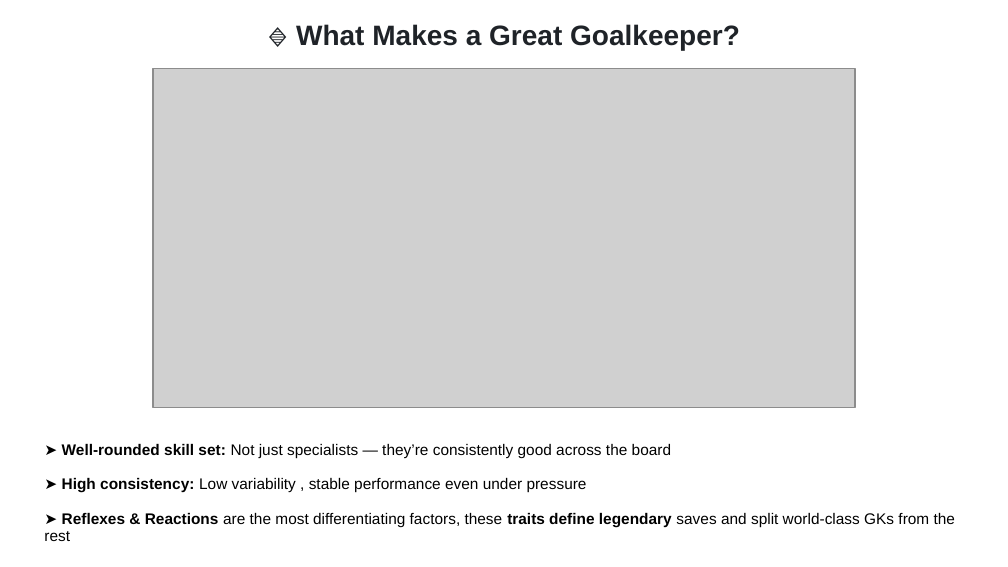
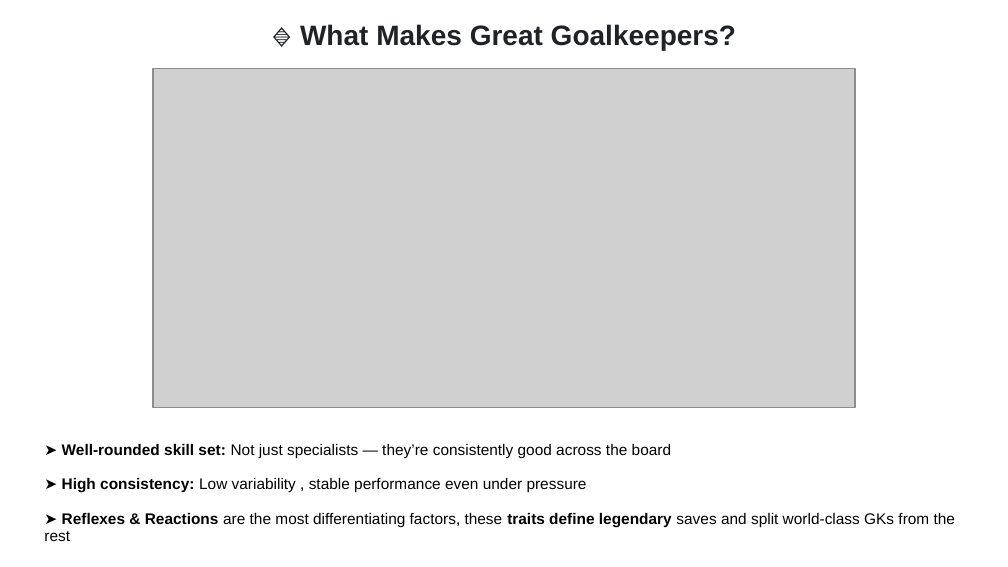
Before and after one commit to hoangbui93/Decoding-Modern-Football-Tactics-Talent-and-Transfer-Value, a slide deck: slide 24 of 🎓 Graduation Project.pptx (slide 23 before the commit). Drawn at 1008x567 pixels with LibreOffice and Linux fonts; fonts in the diff are those of the drawing; grey boxes stand for pictures. Boxes give left, top, right and bottom in pixels: in the first picture for what was removed or moved away, otherwise in the second. Text is boxed around its words. In the diff, an @@ line names an element or a change of style, - is before the commit and + after.

```diff
--- a/🎓 Graduation Project.pptx
+++ b/🎓 Graduation Project.pptx
@@ title at (300, 24, 736, 50): text changed @@
-🔹 What Makes a Great Goalkeeper?
+🔹 What Makes Great Goalkeepers?
```
Also in this commit, not shown: 17 other slides changed, 5 slides added, 3 slides removed, 2 other files.
